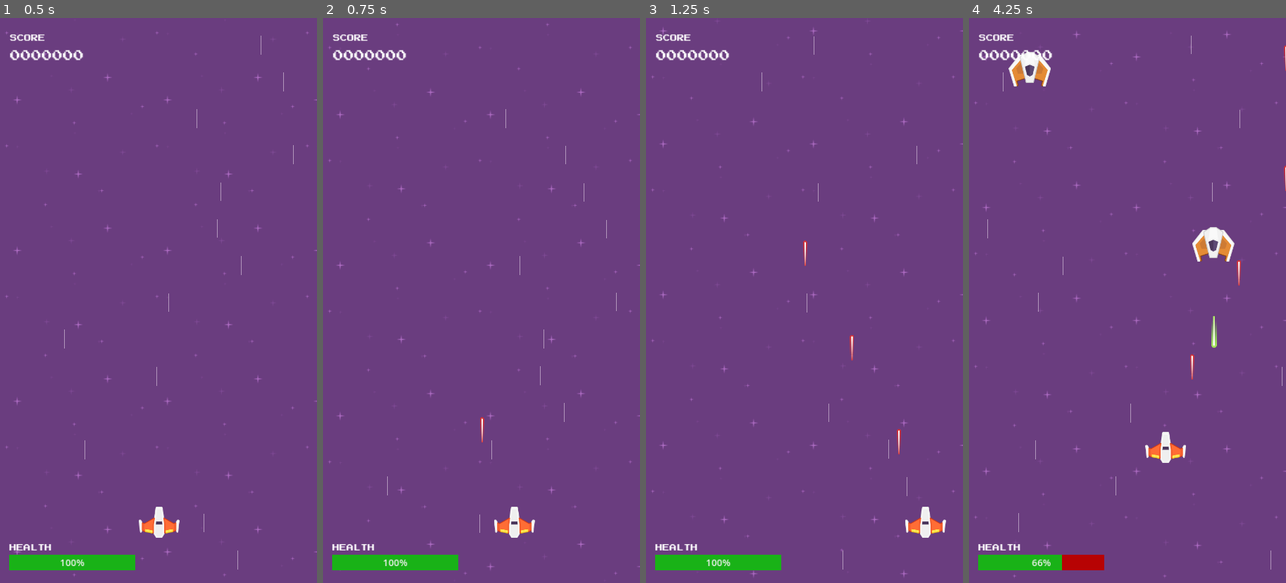
Above: before the commit, frames 1-4 (left to right).
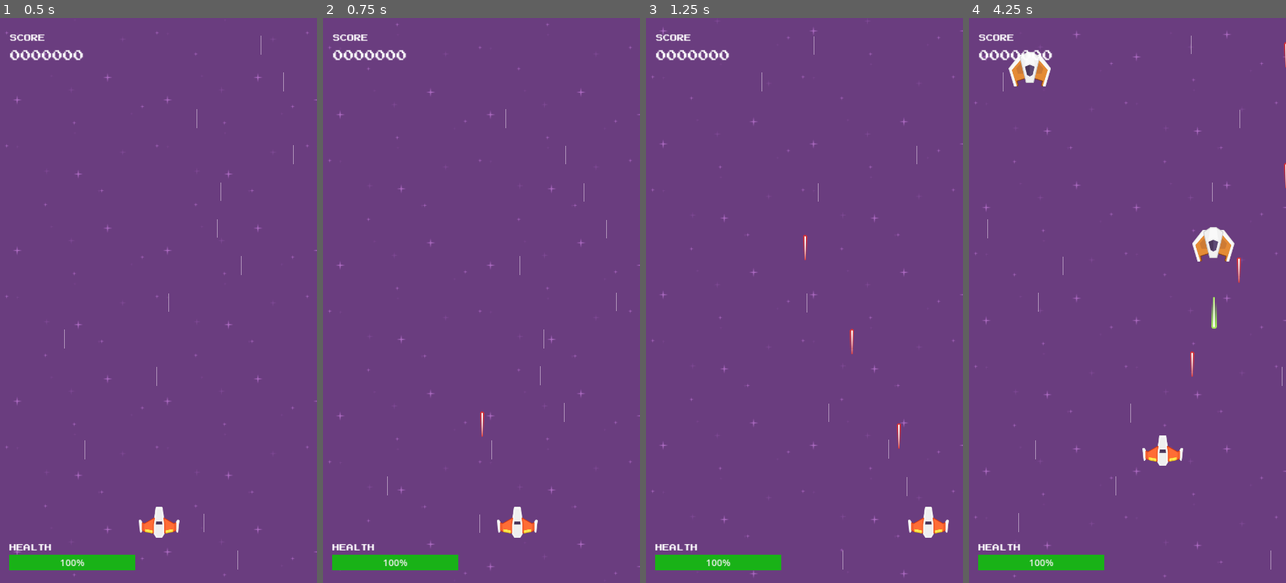
Above: after the commit, the same moments.

Repository: felipegabriel1942/space_shooter_godot
Game: Godot game, scene res://scenes/game.tscn
The game is run twice, just before and just after one commit, with the same random seed, the same clock (stepped at 60 frames per second) and the same inputs.
Inputs:
- Up to frame 1 (0.5 s): no input
- Up to frame 2 (0.75 s): hold D (move_right) from 0.53 s (still down); hold Space (shoot) from 0.53 s (still down)
- Up to frame 3 (1.25 s): keep holding D (move_right); keep holding Space (shoot)
- Up to frame 4 (4.25 s): release D (move_right) at 1.28 s; release Space (shoot) at 1.28 s; hold S (move_down) 1.28-2.03 s; tap Space (shoot) at 1.35, 2.85 s; hold D (move_right) 2.03-2.78 s; hold Space (shoot) 2.03-2.78 s; hold W (move_up) 2.78-3.53 s; hold A (move_left) from 3.53 s (still down); hold Space (shoot) from 3.53 s (still down)

Frame 1 is identical in both runs. In frame 2, 0.3% of the frame differs, in the area x 49-68%, y 69-92%; in frame 3, 0.4%; in frame 4, 1.0%, in the area x 19-100%, y 4-98%.

Commit message:
Criando componentes de movimento com input

Diff:
--- /dev/null
+++ b/components/move_component.gd
@@ -0,0 +1,8 @@
+class_name MoveComponent
+extends Node
+
+@export var actor: Node2D
+@export var velocity: Vector2
+
+func _process(delta: float) -> void:
+	actor.translate(velocity * delta)
--- /dev/null
+++ b/components/move_input_component.gd
@@ -0,0 +1,12 @@
+class_name MoveInputComponent
+extends Node
+
+@export var move_component: MoveComponent
+
+func _input(event):
+	var direction = Vector2(
+		Input.get_axis("move_left", "move_right"),
+		Input.get_axis("move_up", "move_down")
+	)
+
+	move_component.velocity = direction * 300
--- /dev/null
+++ b/components/position_clamp_component.gd
@@ -0,0 +1,7 @@
+class_name PositionClampComponent
+extends Node2D
+
+@export var actor: Node2D
+
+func _process(_delta: float) -> void:
+	actor.global_position = actor.global_position.clamp(Vector2.ZERO, get_viewport_rect().size)
--- a/scenes/enemies/enemy.tscn
+++ b/scenes/enemies/enemy.tscn
@@ -1,15 +1,15 @@
-[gd_scene load_steps=5 format=3 uid="uid://csvy2mhbwav1x"]
+[gd_scene load_steps=6 format=3 uid="uid://csvy2mhbwav1x"]
 
 [ext_resource type="Script" path="res://scripts/enemy.gd" id="1_vke48"]
 [ext_resource type="Texture2D" uid="uid://d3soaxfbxyfw0" path="res://assets/textures/enemyRed2.png" id="1_wludo"]
 [ext_resource type="PackedScene" uid="uid://cnhv2qwap7hrg" path="res://scenes/particles/explosion_particles.tscn" id="2_oyo85"]
 [ext_resource type="Script" path="res://components/flash_component.gd" id="4_gu73t"]
+[ext_resource type="Script" path="res://components/move_component.gd" id="5_vghxj"]
 
 [node name="Enemy" type="Area2D"]
 collision_layer = 2
 collision_mask = 5
 script = ExtResource("1_vke48")
-speed = 75
 health = 3
 points = 150
 death_particle = ExtResource("2_oyo85")
@@ -27,12 +27,18 @@
 [node name="Muzzle" type="Marker2D" parent="."]
 
 [node name="LaserTimer" type="Timer" parent="."]
+wait_time = 1.5
 autostart = true
 
 [node name="FlashComponent" type="Node" parent="." node_paths=PackedStringArray("sprite")]
 script = ExtResource("4_gu73t")
 sprite = NodePath("../Sprite2D")
 
+[node name="MoveComponent" type="Node" parent="." node_paths=PackedStringArray("actor")]
+script = ExtResource("5_vghxj")
+actor = NodePath("..")
+velocity = Vector2(0, 75)
+
 [connection signal="body_entered" from="." to="." method="_on_body_entered"]
 [connection signal="screen_exited" from="VisibleOnScreenNotifier2D" to="." method="_on_visible_on_screen_notifier_2d_screen_exited"]
 [connection signal="timeout" from="LaserTimer" to="." method="_on_laser_timer_timeout"]
--- a/scenes/enemies/interceptor_enemy.tscn
+++ b/scenes/enemies/interceptor_enemy.tscn
@@ -1,9 +1,10 @@
-[gd_scene load_steps=5 format=3 uid="uid://ysqb1cnnnnqd"]
+[gd_scene load_steps=6 format=3 uid="uid://ysqb1cnnnnqd"]
 
 [ext_resource type="Script" path="res://scripts/enemy.gd" id="1_jtn1b"]
 [ext_resource type="Texture2D" uid="uid://bwm656t2p1m5f" path="res://assets/textures/enemyRed3.png" id="2_1yah5"]
 [ext_resource type="PackedScene" uid="uid://cnhv2qwap7hrg" path="res://scenes/particles/explosion_particles.tscn" id="2_oenhw"]
 [ext_resource type="Script" path="res://components/flash_component.gd" id="4_xnt3j"]
+[ext_resource type="Script" path="res://components/move_component.gd" id="5_bw8am"]
 
 [node name="InterceptorEnemy" type="Area2D"]
 collision_layer = 2
@@ -26,12 +27,18 @@
 position = Vector2(1, 43)
 
 [node name="LaserTimer" type="Timer" parent="."]
+wait_time = 2.0
 autostart = true
 
 [node name="FlashComponent" type="Node" parent="." node_paths=PackedStringArray("sprite")]
 script = ExtResource("4_xnt3j")
 sprite = NodePath("../Sprite2D")
 
+[node name="MoveComponent" type="Node" parent="." node_paths=PackedStringArray("actor")]
+script = ExtResource("5_bw8am")
+actor = NodePath("..")
+velocity = Vector2(0, 150)
+
 [connection signal="body_entered" from="." to="." method="_on_body_entered"]
 [connection signal="screen_exited" from="VisibleOnScreenNotifier2D" to="." method="_on_visible_on_screen_notifier_2d_screen_exited"]
 [connection signal="timeout" from="LaserTimer" to="." method="_on_laser_timer_timeout"]
--- a/scenes/lasers/enemy_laser.tscn
+++ b/scenes/lasers/enemy_laser.tscn
@@ -1,7 +1,8 @@
-[gd_scene load_steps=4 format=3 uid="uid://bax8cyluc8l73"]
+[gd_scene load_steps=5 format=3 uid="uid://bax8cyluc8l73"]
 
 [ext_resource type="Texture2D" uid="uid://d0rjnky58128i" path="res://assets/textures/laserGreen11.png" id="1_16qsp"]
 [ext_resource type="Script" path="res://scripts/lasers/enemy_laser.gd" id="1_r154n"]
+[ext_resource type="Script" path="res://components/move_component.gd" id="3_nnlu5"]
 
 [sub_resource type="CapsuleShape2D" id="CapsuleShape2D_hb7r7"]
 radius = 5.0
@@ -21,5 +22,10 @@
 position = Vector2(0, -38)
 scale = Vector2(1, 0.4)
 
+[node name="MoveComponent" type="Node" parent="." node_paths=PackedStringArray("actor")]
+script = ExtResource("3_nnlu5")
+actor = NodePath("..")
+velocity = Vector2(0, 500)
+
 [connection signal="body_entered" from="." to="." method="_on_body_entered"]
 [connection signal="screen_exited" from="VisibleOnScreenNotifier2D" to="." method="_on_visible_on_screen_notifier_2d_screen_exited"]
--- a/scenes/lasers/laser.tscn
+++ b/scenes/lasers/laser.tscn
@@ -1,8 +1,9 @@
-[gd_scene load_steps=5 format=3 uid="uid://lq8unynbh727"]
+[gd_scene load_steps=6 format=3 uid="uid://lq8unynbh727"]
 
 [ext_resource type="Script" path="res://scripts/laser.gd" id="1_7dtt7"]
 [ext_resource type="PackedScene" uid="uid://cnhv2qwap7hrg" path="res://scenes/particles/explosion_particles.tscn" id="2_6mt1b"]
 [ext_resource type="Texture2D" uid="uid://d1vxa460tx80r" path="res://assets/textures/laserRed01.png" id="3_qwfhk"]
+[ext_resource type="Script" path="res://components/move_component.gd" id="4_6vvfs"]
 
 [sub_resource type="CapsuleShape2D" id="CapsuleShape2D_pp7d2"]
 radius = 3.0
@@ -25,5 +26,10 @@
 position = Vector2(0, 27)
 scale = Vector2(0.35, 0.25)
 
+[node name="MoveComponent" type="Node" parent="." node_paths=PackedStringArray("actor")]
+script = ExtResource("4_6vvfs")
+actor = NodePath("..")
+velocity = Vector2(0, -600)
+
 [connection signal="area_entered" from="." to="." method="_on_area_entered"]
 [connection signal="screen_exited" from="VisibleOnScreenNotifier2D" to="." method="_on_visible_on_screen_notifier_2d_screen_exited"]
--- a/scenes/player.tscn
+++ b/scenes/player.tscn
@@ -1,8 +1,11 @@
-[gd_scene load_steps=4 format=3 uid="uid://bdxug6usf55au"]
+[gd_scene load_steps=7 format=3 uid="uid://bdxug6usf55au"]
 
 [ext_resource type="Texture2D" uid="uid://ctll4amp3x81e" path="res://assets/textures/playerShip1_orange.png" id="1_d5kds"]
 [ext_resource type="Script" path="res://scripts/player.gd" id="1_mpm70"]
 [ext_resource type="PackedScene" uid="uid://cnhv2qwap7hrg" path="res://scenes/particles/explosion_particles.tscn" id="2_unatj"]
+[ext_resource type="Script" path="res://components/move_component.gd" id="4_ofd4y"]
+[ext_resource type="Script" path="res://components/move_input_component.gd" id="5_8e76j"]
+[ext_resource type="Script" path="res://components/position_clamp_component.gd" id="6_nqk0k"]
 
 [node name="Player" type="CharacterBody2D" groups=["player"]]
 collision_mask = 2
@@ -19,3 +22,15 @@
 
 [node name="Muzzle" type="Marker2D" parent="."]
 position = Vector2(0, -47)
+
+[node name="MoveComponent" type="Node" parent="." node_paths=PackedStringArray("actor")]
+script = ExtResource("4_ofd4y")
+actor = NodePath("..")
+
+[node name="MoveInputComponent" type="Node" parent="." node_paths=PackedStringArray("move_component")]
+script = ExtResource("5_8e76j")
+move_component = NodePath("../MoveComponent")
+
+[node name="PositionClampComponent" type="Node2D" parent="." node_paths=PackedStringArray("actor")]
+script = ExtResource("6_nqk0k")
+actor = NodePath("..")
--- a/scripts/enemy.gd
+++ b/scripts/enemy.gd
@@ -5,20 +5,16 @@
 signal hit()
 signal dropped_power_up(power_up_scene, location)
 
-@export var speed = 150
 @export var health = 1
 @export var points = 100
 @export var death_particle: PackedScene
 @export var chance_of_drop = 15
 
 @onready var muzzle = $Muzzle
-@onready var flash_component = $FlashComponent
+@onready var flash_component = $FlashComponent as FlashComponent
 
 var laser_scene = preload("res://scenes/lasers/enemy_laser.tscn")
 var heart_scene = preload("res://scenes/power_ups/heart.tscn")
-
-func _physics_process(delta):
-	global_position.y += speed * delta
 
 func die():
 	if death_particle != null:
--- a/scripts/laser.gd
+++ b/scripts/laser.gd
@@ -1,12 +1,7 @@
 extends Area2D
 
-@export var speed = 600
 @export var damage = 1
-
 @export var death_particle: PackedScene
-
-func _physics_process(delta):
-	global_position.y += -speed * delta
 
 func _on_visible_on_screen_notifier_2d_screen_exited():
 	queue_free()
--- a/scripts/lasers/enemy_laser.gd
+++ b/scripts/lasers/enemy_laser.gd
@@ -1,11 +1,7 @@
 extends Area2D
 
-@export var speed = 600
 @export var damage = 1
 @export var death_particle: PackedScene
-
-func _physics_process(delta):
-	global_position.y += speed * delta
 
 func _on_visible_on_screen_notifier_2d_screen_exited():
 	queue_free()
--- a/scripts/player.gd
+++ b/scripts/player.gd
@@ -5,7 +5,6 @@
 signal hit()
 signal healed()
 
-@export var speed = 300
 @export var fire_rate = 0.25
 @export var health = 3
 @export var death_particle: PackedScene
@@ -23,17 +22,6 @@
 			shoot()
 			await get_tree().create_timer(fire_rate).timeout
 			shoot_cd = false
-
-	var direction = Vector2(
-		Input.get_axis("move_left", "move_right"),
-		Input.get_axis("move_up", "move_down")
-	)
-
-	velocity = direction * speed
-
-	move_and_slide()
-
-	global_position = global_position.clamp(Vector2.ZERO, get_viewport_rect().size)
 
 func shoot():
 	laser_shoot.emit(laser_scene, muzzle.global_position)
